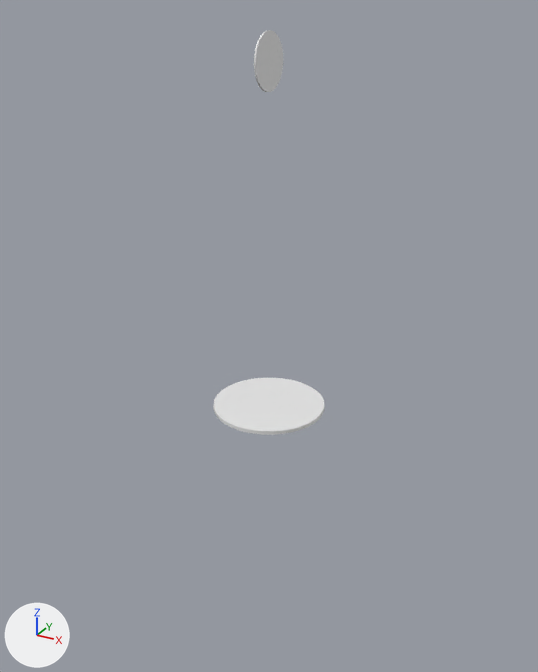
The Blender file Assets/Models/marker.blend: old version first, new version second.
Rendered twice from a camera (50 mm lens) standing at (5.71, -10.38, 6.57) and looking at (-0.1, 0.18, 1.29). Every picture has the same lights, and +X, +Y and +Z are marked at lower left.
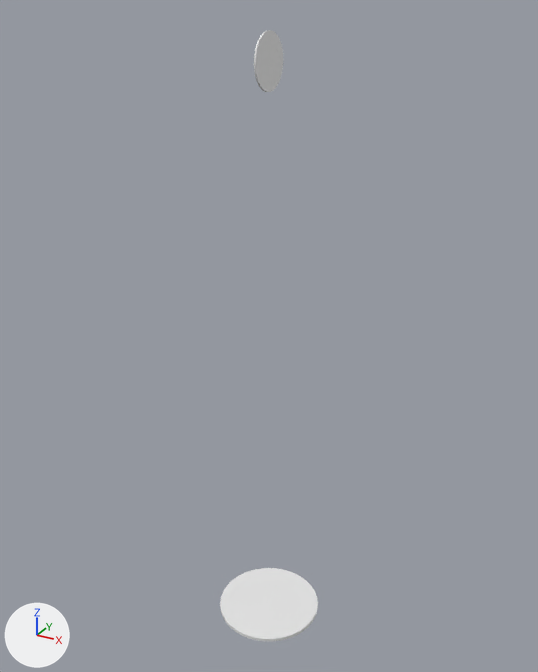
The change in detail:
Object 'Cylinder' (ob_cylinder) moves from (0.0, 0.0, 0.0) to (0.0, 0.0, -4.63).

Pixel boxes (x1, y1, x2, y2) of what changed, in the pictures (538 x 672 px):
'Cylinder', moved
    before: (213, 378, 325, 435)
    after: (220, 568, 318, 641)
